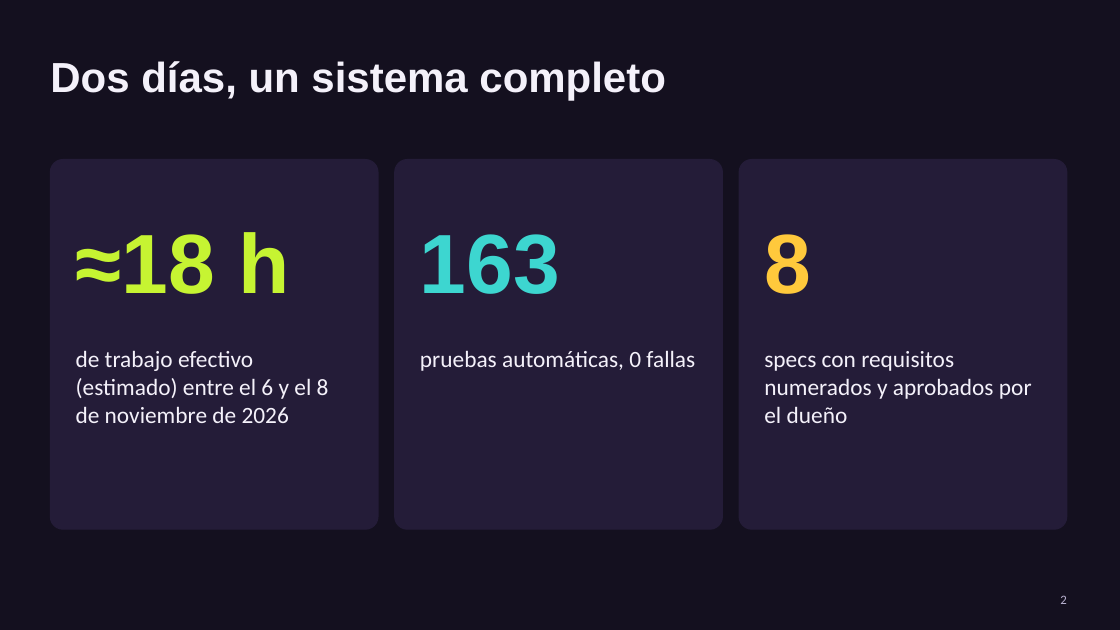
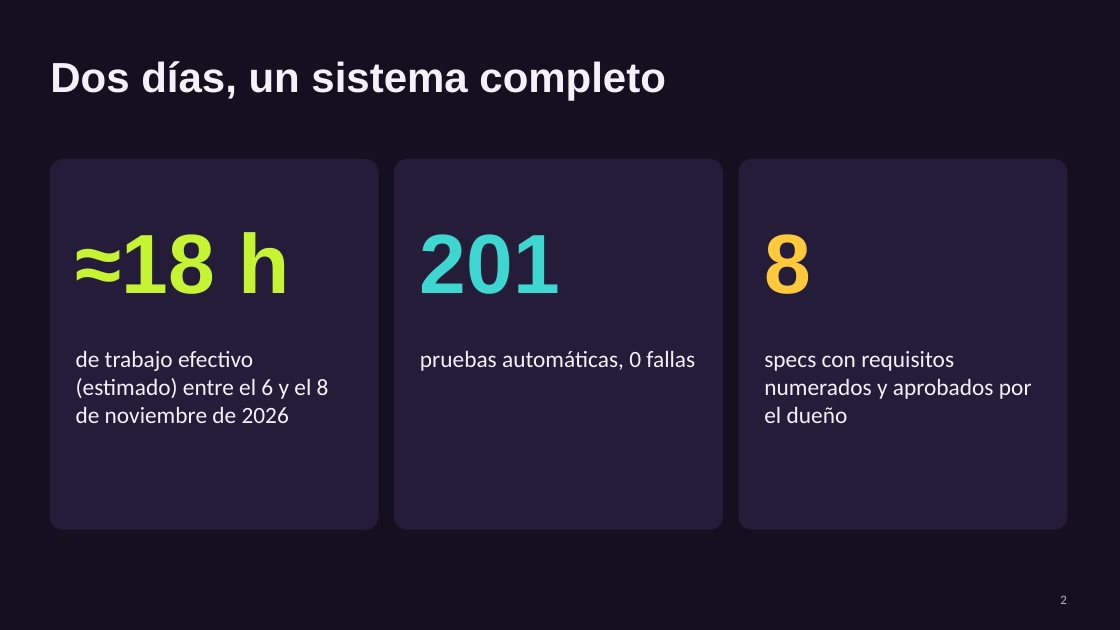
Before and after one commit to bolivianotech/garagesales, a slide deck: slide 2 of docs/presentations/GarageSales-taller-fin-de-semana.pptx. Drawn at 1120x630 pixels with LibreOffice and Linux fonts; fonts in the diff are those of the drawing. Boxes give left, top, right and bottom in pixels: in the first picture for what was removed or moved away, otherwise in the second. Text is boxed around its words. In the diff, an @@ line names an element or a change of style, - is before the commit and + after.

```diff
--- a/docs/presentations/GarageSales-taller-fin-de-semana.pptx
+++ b/docs/presentations/GarageSales-taller-fin-de-semana.pptx
@@ text at (x1=420, y1=234, x2=560, y2=294): text changed @@
-163
+201
```
Also in this commit, not shown: 1 other slide changed, 2 other files.
